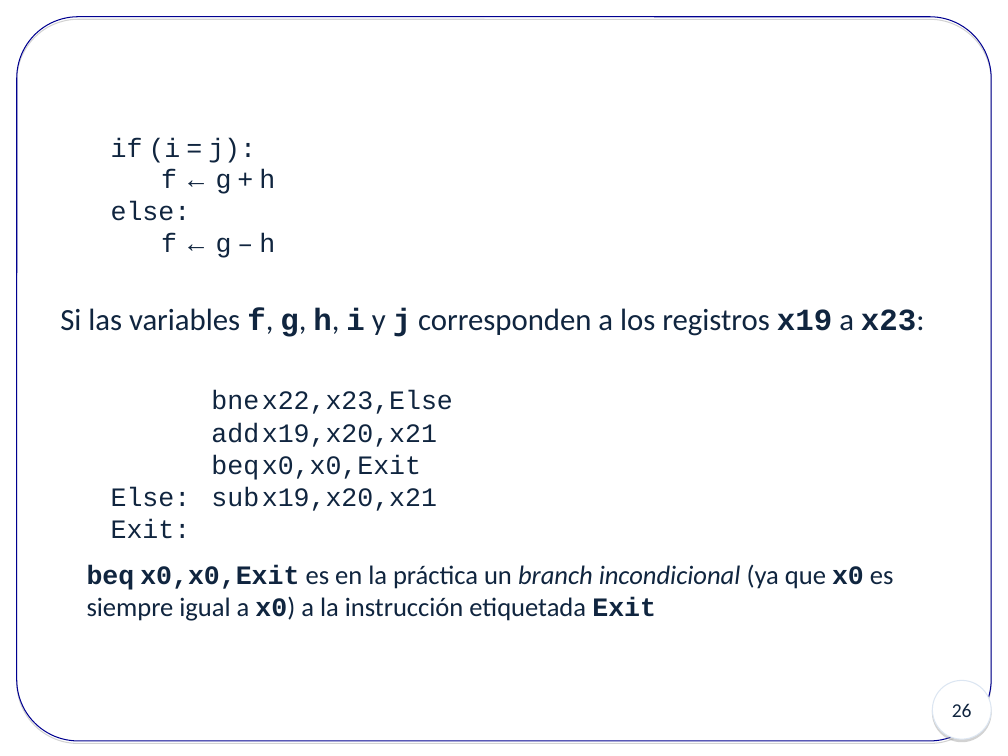
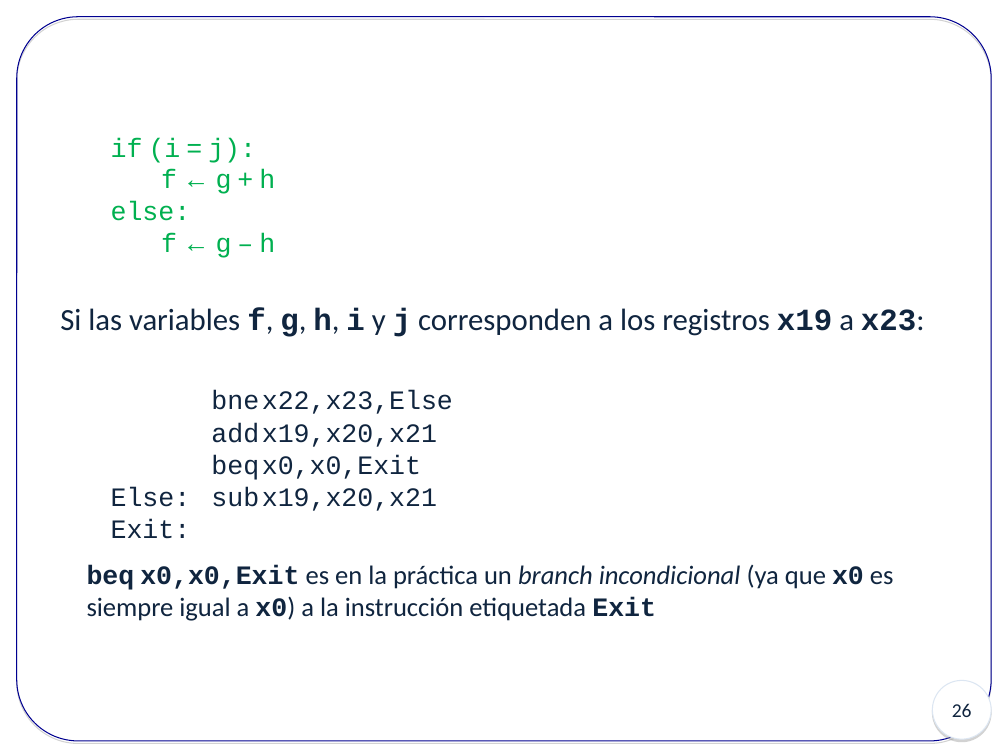
Before and after one commit to fediaz3/syllabus-2021-1, a slide deck: slide 26 of Clases/InstrucsRISC-V.ppt. Drawn at 1008x756 pixels with LibreOffice and Linux fonts; fonts in the diff are those of the drawing. Boxes give left, top, right and bottom in pixels: in the first picture for what was removed or moved away, otherwise in the second. Text is boxed around its words. In the diff, an @@ line names an element or a change of style, - is before the commit and + after.

```diff
--- a/Clases/InstrucsRISC-V.ppt
+++ b/Clases/InstrucsRISC-V.ppt
@@ text at [111,138,275,258]: text colour #10253F to #00B050 in "if (i = j):", "f ← g + h", "else:", "f ← g – h" @@
```
Also in this commit, not shown: 6 other slides changed, 6 slides added, 2 other files.
